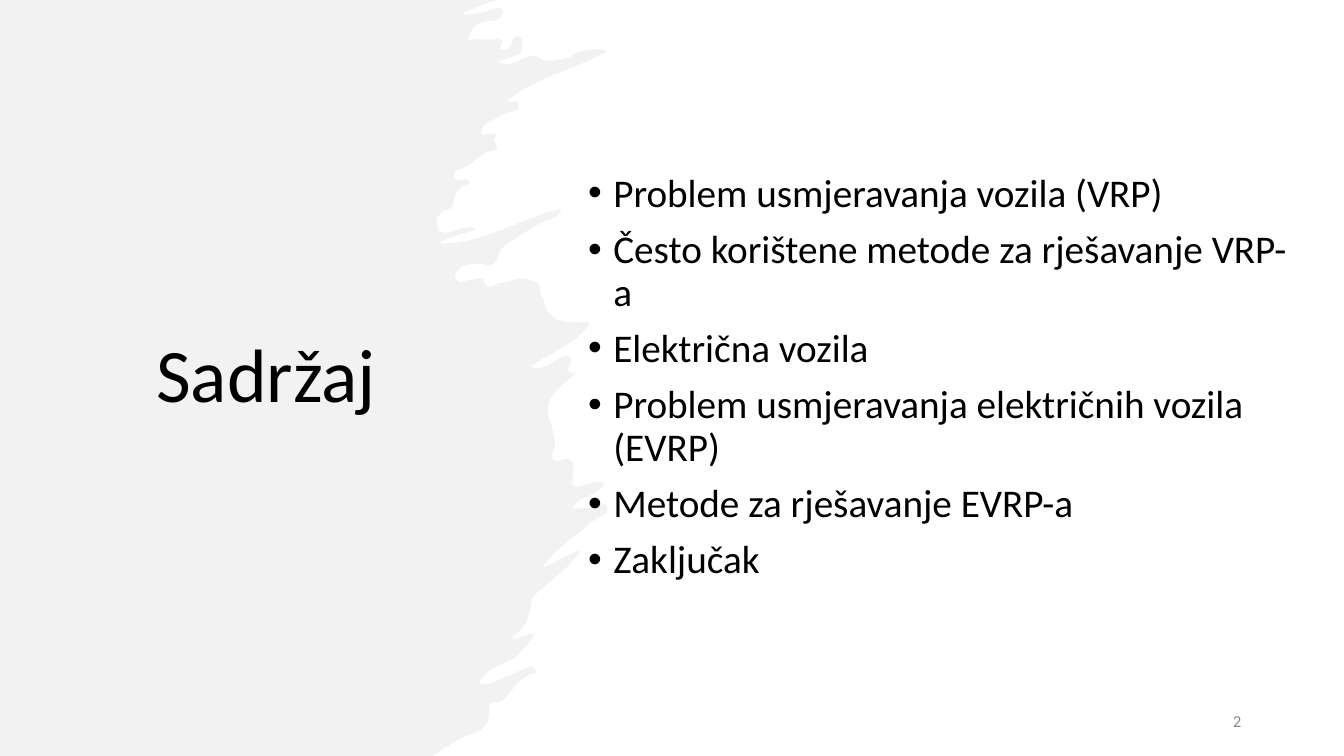
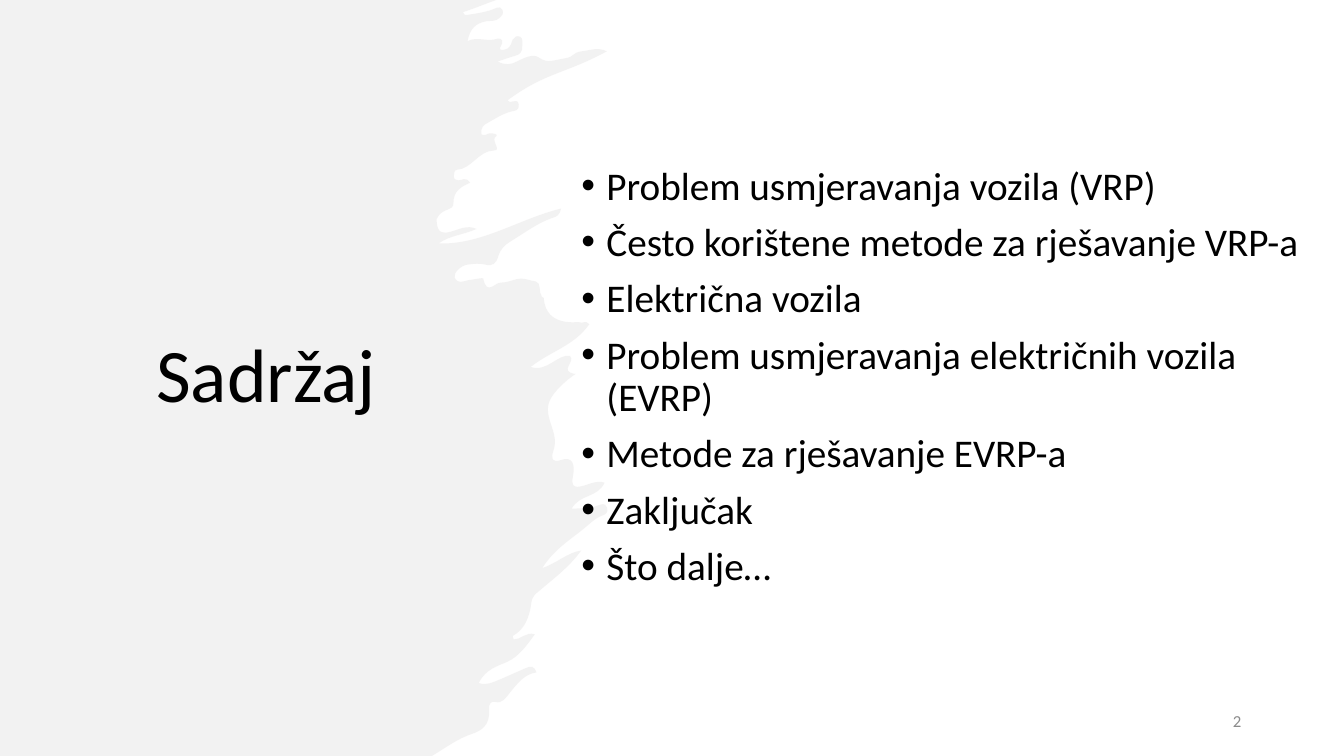
Before and after one commit to TinJukic/Seminar-2, a slide deck: slide 2 of Rješavanje problema usmjeravanja električnih vozila - Tin Jukić.pptx. Drawn at 1344x756 pixels with LibreOffice and Linux fonts; fonts in the diff are those of the drawing. Boxes give left, top, right and bottom in pixels: in the first picture for what was removed or moved away, otherwise in the second. Text is boxed around its words. In the diff, an @@ line names an element or a change of style, - is before the commit and + after.

```diff
--- a/Rješavanje problema usmjeravanja električnih vozila - Tin Jukić.pptx
+++ b/Rješavanje problema usmjeravanja električnih vozila - Tin Jukić.pptx
@@ text "Problem usmjeravanja vozila (VRP)": place and size @@
-text "Problem usmjeravanja vozila (VRP)" at (613,178,1286,580)
+text "Problem usmjeravanja vozila (VRP)" at (606,171,1298,587)
@@ text at (606,548,771,587): paragraph added @@
+• Što dalje…
```
Also in this commit, not shown: 7 other slides changed, 2 slides added, 1 slide removed, 2 other files.
